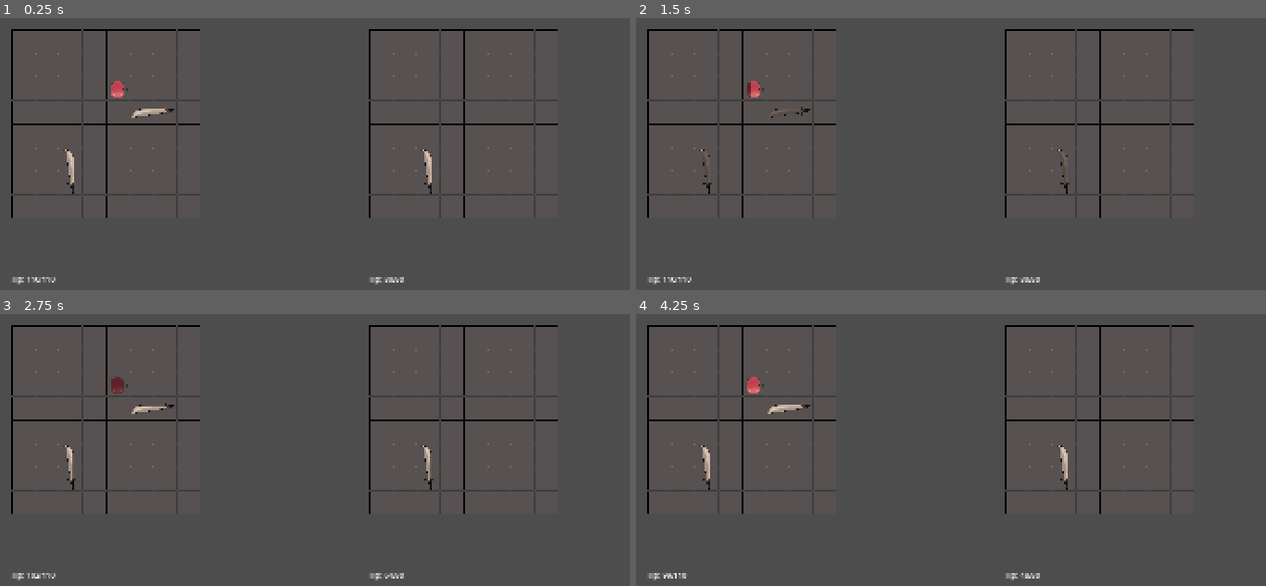
Above: before the commit, frames 1-4 (two rows, left to right).
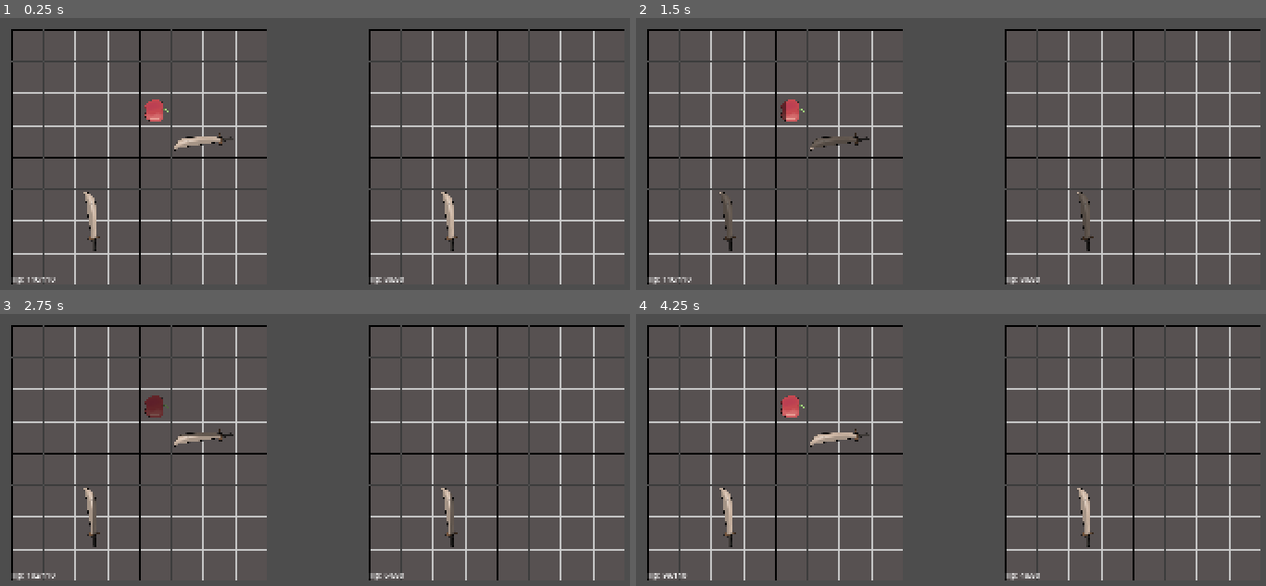
Above: after the commit, the same moments.

Repository: wrona777/TheBigGameTesting
Game: Godot game, scene res://scenes/battle_manager.tscn
Two runs of this game, one before a commit and one after it. Both use one fixed random seed, a clock stepped at 60 frames per second and the inputs below. This scene is started directly instead of the project's main scene.
Inputs (mouse positions are in pixels of both pictures, inside the frame that each line leads up to):
- Up to frame 1 (0.25 s): no input
- Up to frame 2 (1.5 s): tap Enter at 0.5 s; move the mouse to (1165, 202) at 0.52 s; click (1165, 202) at 0.6 s; tap Space at 1.25 s; move the mouse to (856, 246) at 1.27 s; right-click (856, 246) at 1.35 s
- Up to frame 3 (2.75 s): tap Enter at 2 s; move the mouse to (441, 428) at 2.02 s; click (441, 428) at 2.1 s
- Up to frame 4 (4.25 s): move the mouse to (outside the picture) at 2.77 s; right-click (outside the picture) at 2.85 s; move the mouse to (1228, 583) at 3.52 s; click (1228, 583) at 3.6 s

The runs differ from the first frame. In frame 1, 11% of the frame differs, in the area x 1-100%, y 4-98%; in frame 2, 9.8%; in frame 3, 10%; in frame 4, 11%.

Commit message:
Dodałem skalowalność slotów

Diff:
--- a/scripts/Resource/item_class.gd
+++ b/scripts/Resource/item_class.gd
@@ -4,13 +4,13 @@
 #Base stats
 @export var name : String = "Item"
 @export var icon : Texture2D
-@export var size : Vector2i = Vector2i(50, 50)
+@export var size : Vector2i = Vector2i(1,1)
 @export var grids : String
 
 @export var item_offset_type = "classic_item"
 var additional_offset_array = { #additional offsets for some items, 0, 90, 180, 270 respectively
-	"classic_item" : [Vector2(0,0), Vector2(50,0), Vector2(50,50), Vector2(0,50)],
-	"L" : [Vector2(-50,-50), Vector2(100,-50), Vector2(100,100), Vector2(-50,100)]}
+	"classic_item" : [Vector2(0,0), Vector2(1,0), Vector2(1,1), Vector2(0,1)],
+	"L" : [Vector2(-1,-1), Vector2(2,-1), Vector2(2,2), Vector2(-1,2)]}
 
 #Item progress bar things
 @export var base_cooldown : float = 5.0
--- a/scripts/Resource/items/Sword.tres
+++ b/scripts/Resource/items/Sword.tres
@@ -15,7 +15,7 @@
 script = ExtResource("2_ma7m4")
 name = "NiggaBalls"
 icon = ExtResource("1_8awla")
-size = Vector2i(100, 50)
+size = Vector2i(2, 1)
 grids = "0,0/1,0"
 base_cooldown = 2.0
 fill_min_y = 0.35
--- a/scripts/autoloady/App.gd
+++ b/scripts/autoloady/App.gd
@@ -2,3 +2,5 @@
 
 var item_held = null
 var current_slot = null
+
+var cell_size = 68
--- a/scripts/item.gd
+++ b/scripts/item.gd
@@ -26,7 +26,7 @@
 
 #Item/Grid Stuff
 func item_setter() -> void:
-	item_icon.size = Vector2(item.size)
+	item_icon.size = Vector2(item.size) * App.cell_size
 	item_icon.texture = item.icon
 	set_item_grids()
 	shader_mat = item_icon.material as ShaderMaterial
@@ -61,7 +61,7 @@
 func _snap_item_to_inventory(destination : Vector2) -> void:
 	var tween = get_tree().create_tween()
 
-	var offset : Vector2 = item.additional_offset_array[item.item_offset_type][int(rotation_degrees / 90)]
+	var offset : Vector2 = item.additional_offset_array[item.item_offset_type][int(rotation_degrees / 90)] * App.cell_size
 
 	destination = destination + offset
 	tween.tween_property(self, "global_position", destination, 0.15).set_trans(Tween.TRANS_SINE)
--- a/scripts/slot.gd
+++ b/scripts/slot.gd
@@ -17,6 +17,8 @@
 	hover_rect.mouse_filter = Control.MOUSE_FILTER_IGNORE
 	mouse_filter = Control.MOUSE_FILTER_STOP
 
+	custom_minimum_size = Vector2(App.cell_size, App.cell_size)
+
 func _process(_delta: float) -> void:
 	if get_global_rect().has_point(get_global_mouse_position()):
 		if not is_hovering:
